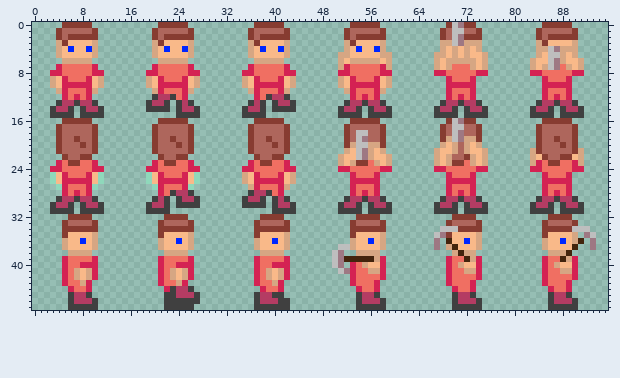
Two states of a sprite sheet, src/assets/sprites/actorBase.png. Above is the file before it was changed.
The file is 96x48 pixels. Colours within 5 levels of each other are drawn and written as one.
The result:
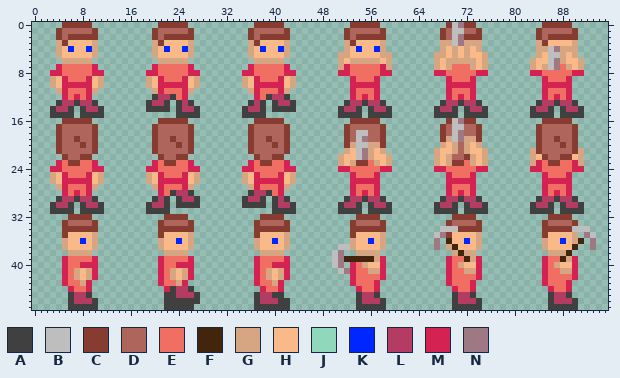
Palette (. is transparent): A #404040  B #bebebe  C #873c31  D #ae665c  E #f06f62  F #43240d  G #d6a683  H #f9b989  J #8fd8bb  K #0026ff  L #b43c63  M #d42253  N #9e7883
What changed:
Colour J gives way to colour G in rows 25 to 26 at x 3, 11, 19 and 27; in row 27 at x 4, 10, 20 and 26.
The author cleared colour G in rows 9 to 10 at x 51 and 59; in row 11 at x 52 and 58.
The author cleared colour H in rows 9 to 10 at x 52 and 58.
